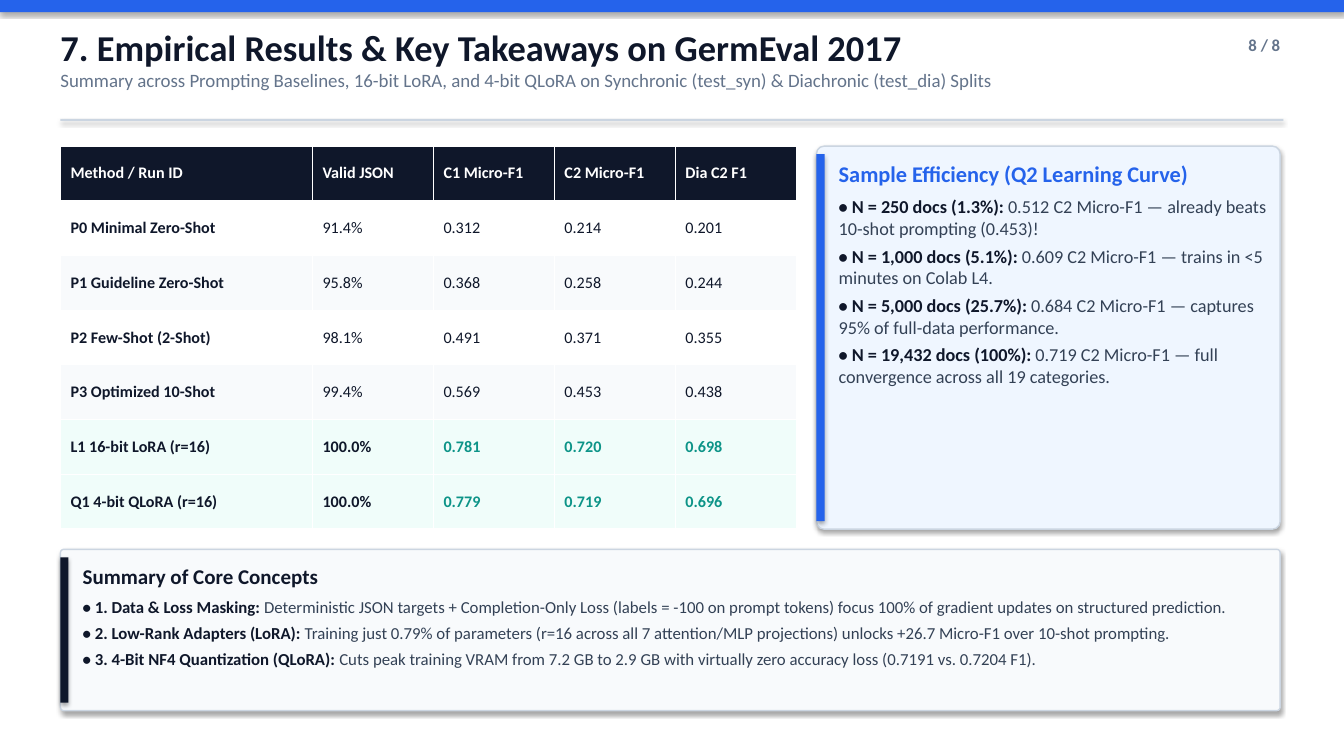
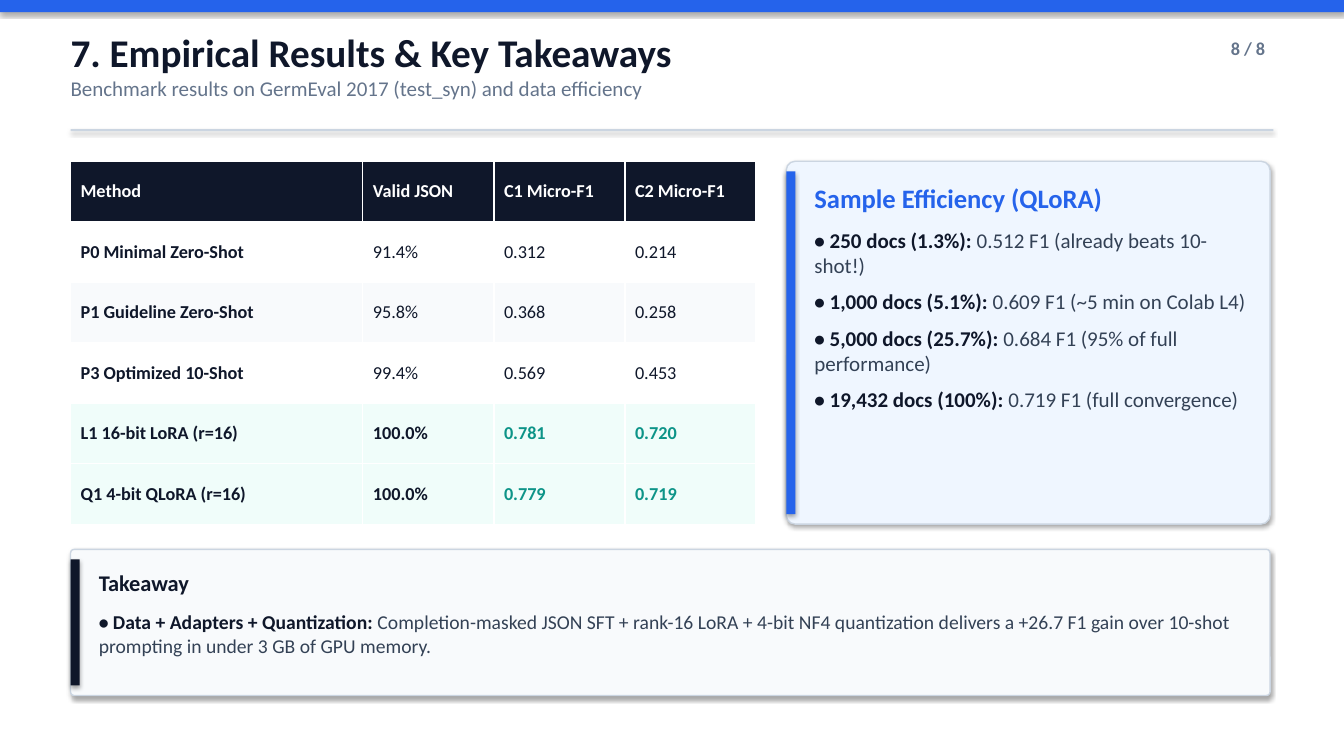
Before and after one commit to simon-clematide/gemma-qlora-finetuning, a slide deck: slide 8 of docs/gemma_qlora_core_concepts.pptx. Drawn at 1344x756 pixels with LibreOffice and Linux fonts; fonts in the diff are those of the drawing. Boxes give left, top, right and bottom in pixels: in the first picture for what was removed or moved away, otherwise in the second. Text is boxed around its words. In the diff, an @@ line names an element or a change of style, - is before the commit and + after.

```diff
--- a/docs/gemma_qlora_core_concepts.pptx
+++ b/docs/gemma_qlora_core_concepts.pptx
@@ text at box(71, 39, 672, 100): text changed; size 13.5 to 15 pt @@
-7. Empirical Results & Key Takeaways on GermEval 2017
-Summary across Prompting Baselines, 16-bit LoRA, and 4-bit QLoRA on Synchronic (test_syn) & Diachronic (test_dia) Splits
+7. Empirical Results & Key Takeaways
+Benchmark results on GermEval 2017 (test_syn) and data efficiency
@@ text "8 / 8": place and size @@
-text "8 / 8" at box(1248, 39, 1280, 51)
+text "8 / 8" at box(1231, 42, 1265, 55)
@@ text "8 / 8" at box(1231, 42, 1265, 55): size 12 to 13 pt @@
@@ rectangle: place and size @@
-rectangle at box(60, 119, 1284, 121)
+rectangle at box(71, 129, 1273, 131)
@@ table at box(71, 161, 756, 524) @@
-Method / Run ID | Valid JSON | C1 Micro-F1 | C2 Micro-F1 | Dia C2 F1
-P0 Minimal Zero-Shot | 91.4% | 0.312 | 0.214 | 0.201
-P1 Guideline Zero-Shot | 95.8% | 0.368 | 0.258 | 0.244
-P2 Few-Shot (2-Shot) | 98.1% | 0.491 | 0.371 | 0.355
-P3 Optimized 10-Shot | 99.4% | 0.569 | 0.453 | 0.438
-L1 16-bit LoRA (r=16) | 100.0% | 0.781 | 0.720 | 0.698
-Q1 4-bit QLoRA (r=16) | 100.0% | 0.779 | 0.719 | 0.696
+Method | Valid JSON | C1 Micro-F1 | C2 Micro-F1
+P0 Minimal Zero-Shot | 91.4% | 0.312 | 0.214
+P1 Guideline Zero-Shot | 95.8% | 0.368 | 0.258
+P3 Optimized 10-Shot | 99.4% | 0.569 | 0.453
+L1 16-bit LoRA (r=16) | 100.0% | 0.781 | 0.720
+Q1 4-bit QLoRA (r=16) | 100.0% | 0.779 | 0.719
@@ table: place and size @@
-table at box(60, 146, 797, 529)
+table at box(71, 161, 756, 524)
@@ rounded rectangle at box(786, 161, 1270, 524): proportions changed @@
@@ rounded rectangle: place and size @@
-rounded rectangle at box(817, 146, 1280, 529)
+rounded rectangle at box(786, 161, 1270, 524)
@@ rectangle: place and size @@
-rectangle at box(817, 154, 825, 521)
+rectangle at box(786, 171, 796, 514)
@@ text at box(814, 188, 1245, 411): text changed; size 13 to 15 pt @@
-Sample Efficiency (Q2 Learning Curve)
-• N = 250 docs (1.3%): 0.512 C2 Micro-F1 — already beats 10-shot prompting (0.453)!
-• N = 1,000 docs (5.1%): 0.609 C2 Micro-F1 — trains in <5 minutes on Colab L4.
-• N = 5,000 docs (25.7%): 0.684 C2 Micro-F1 — captures 95% of full-data performance.
-• N = 19,432 docs (100%): 0.719 C2 Micro-F1 — full convergence across all 19 categories.
+Sample Efficiency (QLoRA)
+• 250 docs (1.3%): 0.512 F1 (already beats 10-shot!)
+• 1,000 docs (5.1%): 0.609 F1 (~5 min on Colab L4)
+• 5,000 docs (25.7%): 0.684 F1 (95% of full performance)
+• 19,432 docs (100%): 0.719 F1 (full convergence)
@@ rounded rectangle: place and size @@
-rounded rectangle at box(60, 549, 1280, 711)
+rounded rectangle at box(71, 549, 1270, 696)
@@ rounded rectangle at box(71, 549, 1270, 696): proportions changed @@
@@ rectangle: place and size @@
-rectangle at box(60, 558, 69, 703)
+rectangle at box(71, 560, 80, 686)
@@ text at box(99, 575, 1230, 657): text changed; size 12 to 14 pt @@
-Summary of Core Concepts
-• 1. Data & Loss Masking: Deterministic JSON targets + Completion-Only Loss (labels = -100 on prompt tokens) focus 100% of gradient updates on structured prediction.
-• 2. Low-Rank Adapters (LoRA): Training just 0.79% of parameters (r=16 across all 7 attention/MLP projections) unlocks +26.7 Micro-F1 over 10-shot prompting.
-• 3. 4-Bit NF4 Quantization (QLoRA): Cuts peak training VRAM from 7.2 GB to 2.9 GB with virtually zero accuracy loss (0.7191 vs. 0.7204 F1).
+Takeaway
+• Data + Adapters + Quantization: Completion-masked JSON SFT + rank-16 LoRA + 4-bit NF4 quantization delivers a +26.7 F1 gain over 10-shot prompting in under 3 GB of GPU memory.
```
Also in this commit, not shown: 7 other slides changed, 1 other file.
